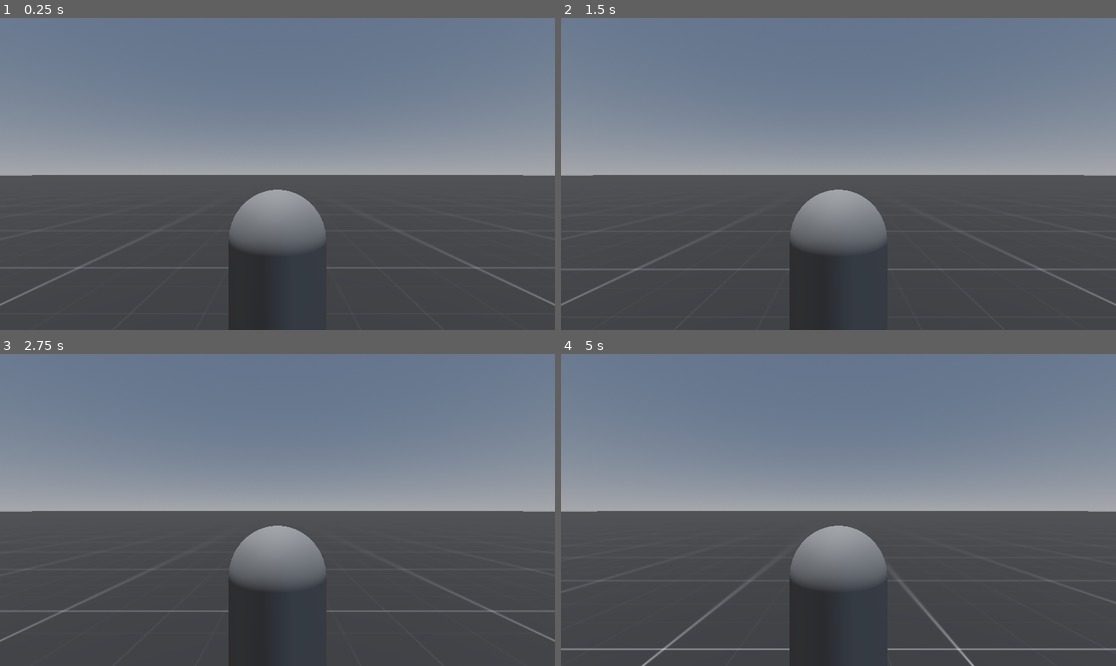
Above: before the commit, frames 1-4 (two rows, left to right).
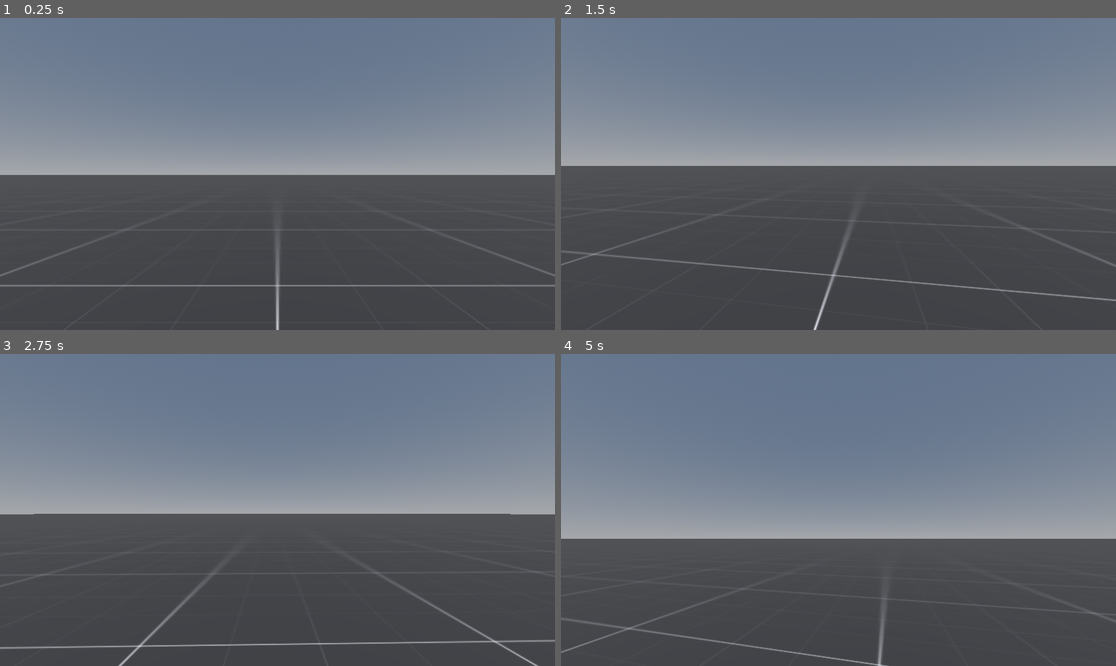
Above: after the commit, the same moments.

Repository: Supergames207/Attraction
Game: Godot game, scene res://scenes/main.tscn
The game is run twice, just before and just after one commit, with the same random seed, the same clock (stepped at 60 frames per second) and the same inputs.
Inputs (mouse positions are in pixels of both pictures, inside the frame that each line leads up to):
- Up to frame 1 (0.25 s): no input
- Up to frame 2 (1.5 s): tap Enter at 0.5 s; move the mouse to (866, 174) at 0.52 s; hold W (forward) 0.53-1.28 s; tap Tab (Tab) at 0.6, 1.35 s; move the mouse to (727, 189) at 1.27 s; hold S (backward) from 1.28 s (still down)
- Up to frame 3 (2.75 s): move the mouse to (288, 503) at 2.02 s; release S (backward) at 2.03 s; hold W (forward) from 2.03 s (still down); tap Tab (Tab) at 2.1 s
- Up to frame 4 (5 s): move the mouse to (810, 572) at 2.77 s; tap Tab (Tab) at 2.85, 3.6, 4.35 s; move the mouse to (877, 513) at 3.52 s; move the mouse to (672, 463) at 4.27 s; release W (forward) at 4.28 s; hold A (left) from 4.28 s (still down)

The runs differ from the first frame. In frame 1, 4.0% of the frame differs, in the area x 0-100%, y 50-100%; in frame 2, 6.9%; in frame 3, 5.3%; in frame 4, 15%, in the area x 0-100%, y 46-100%.

Commit message:
CAMERA + Player Movement

Diff:
--- a/prefabs/player/Player.gd
+++ b/prefabs/player/Player.gd
@@ -4,6 +4,8 @@
 const DRAG: float = 0.8;
 const JUMP_POWER: float = 200;
 const GRAVITY: float = 7;
+
+@onready var X_rot = $X_rotation
 
 func _ready() -> void:
 	Input.mouse_mode = Input.MOUSE_MODE_CAPTURED
@@ -21,7 +23,7 @@
 		Input.get_axis("forward", "backward"),
 	).normalized()
 
-	var rotated_direction = -direction
+	var rotated_direction = direction.rotated(Vector3.UP, X_rot.rotation.y)
 
 	velocity += SPEED * delta * rotated_direction
 	velocity *= Vector3(DRAG, 1, DRAG)
--- a/prefabs/player/Player.tscn
+++ b/prefabs/player/Player.tscn
@@ -17,11 +17,10 @@
 shape = SubResource("CapsuleShape3D_kne1u")
 
 [node name="X_rotation" type="Node3D" parent="."]
+transform = Transform3D(1, 0, 0, 0, 1, 0, 0, 0, 1, 0, 0.533426, 0)
 script = ExtResource("2_kpjcp")
 
 [node name="Y_rotation" type="Node3D" parent="X_rotation"]
-transform = Transform3D(1, 0, 0, 0, 1, 0, 0, 0, 1, 0, 0, -2.1326)
 
 [node name="Camera3D" type="Camera3D" parent="X_rotation/Y_rotation"]
-transform = Transform3D(-1, 0, -8.74228e-08, 0, 1, 0, 8.74228e-08, 0, -1, 0, 1.16579, 0)
 current = true
--- a/prefabs/player/player_camera.gd
+++ b/prefabs/player/player_camera.gd
@@ -1 +1,20 @@
 extends Node3D
+
+@export var SENS_X = 4.
+@export var SENS_Y = 8.
+
+@onready var Y_rot = $Y_rotation
+
+var CameraDirection = Vector3.ZERO
+
+func _unhandled_input(e: InputEvent) -> void:
+	if e is not InputEventMouseMotion: return
+	var event: InputEventMouseMotion = e
+
+	CameraDirection.x -= event.relative.x * SENS_X / 100.
+	CameraDirection.y -= event.relative.y * SENS_Y / 100.
+
+func _process(_delta: float) -> void:
+	rotation_degrees.y = CameraDirection.x
+
+	Y_rot.rotation_degrees.x = CameraDirection.y
